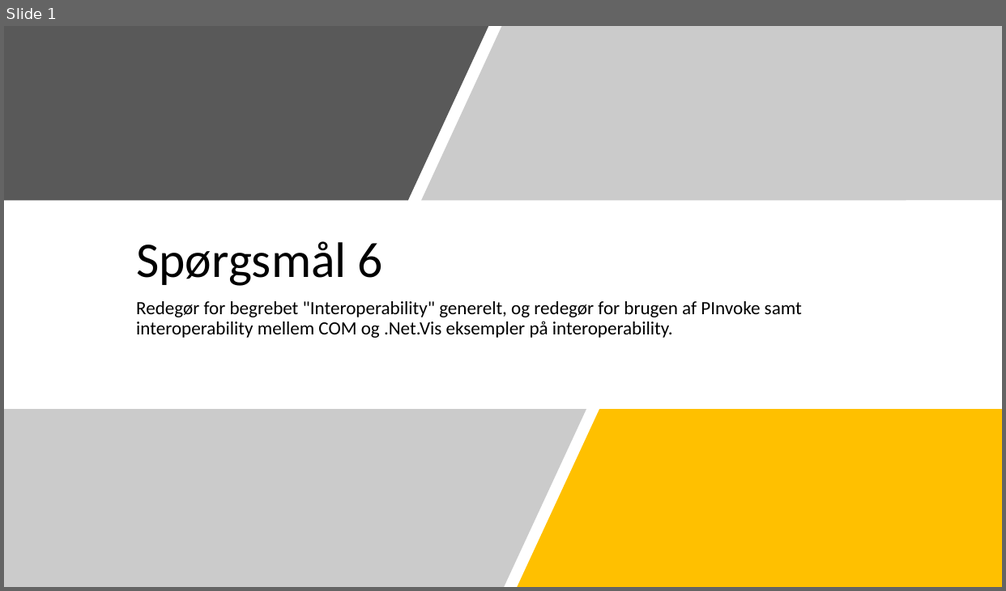
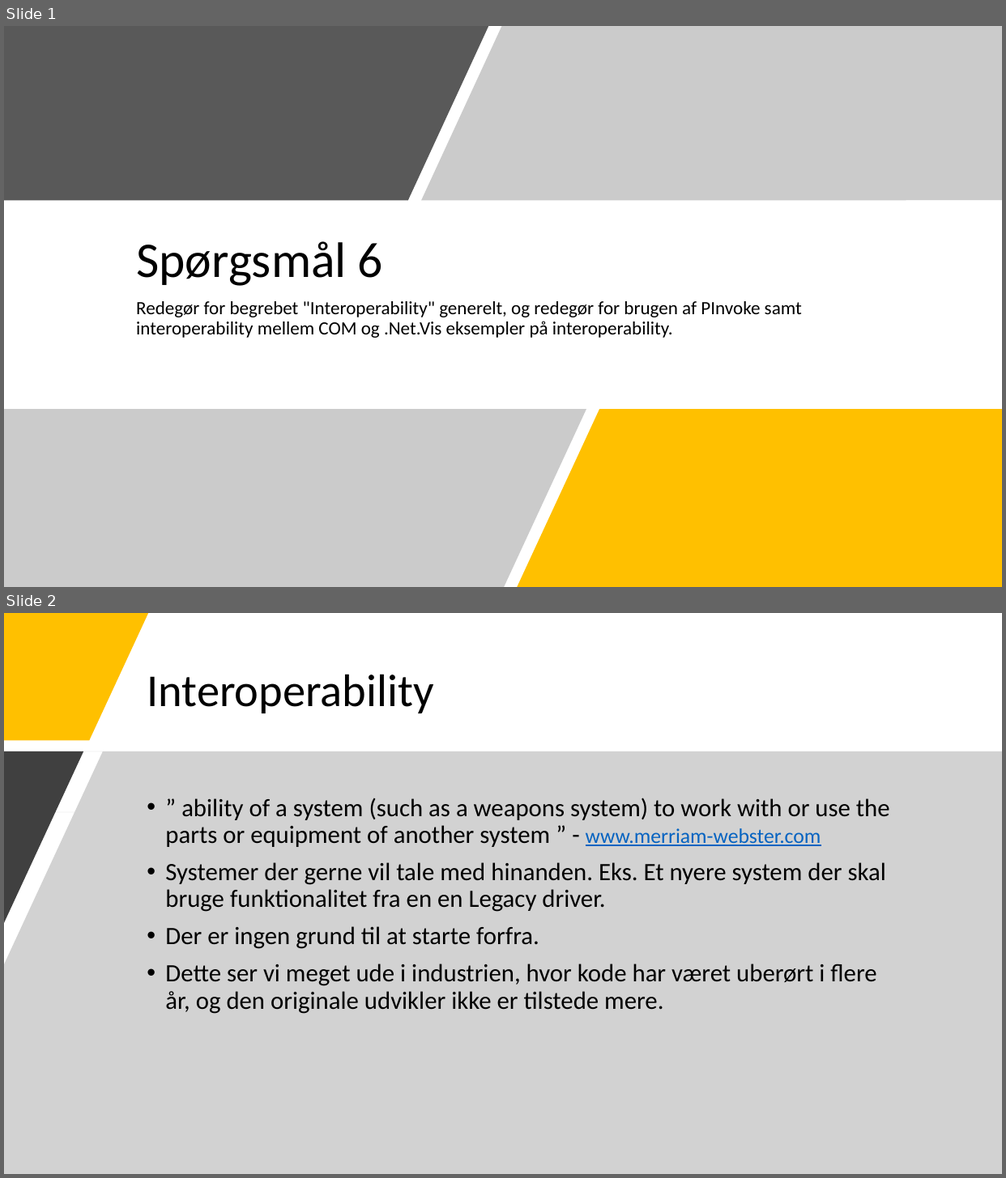
Before and after one commit to Bl0bb3r/KPU_CBD, a slide deck: Presentations/6_Interoperability.pptx. Shown one above the other, each under a label of ours: slide 1 before the commit, slides 1 and 2 after it. The pictures are 1006x591 and 1006x1178 pixels, drawn with LibreOffice and Linux fonts; fonts in the diff are those of the drawing. Boxes give left, top, right and bottom in pixels: in the first picture for what was removed or moved away, otherwise in the second. Text is boxed around its words. In the diff, an @@ line names an element or a change of style, - is before the commit and + after.

```diff
--- a/Presentations/6_Interoperability.pptx
+++ b/Presentations/6_Interoperability.pptx
@@ slide 2 added at <box>4,613,1002,1174</box>, background #FFFFFF @@
@@ freeform shape added at <box>4,613,148,740</box>, fill #FFC000 @@
@@ title added at <box>147,674,433,713</box>, 44 pt, text #000000 @@
+Interoperability
@@ freeform shape added at <box>4,752,1002,1174</box>, fill #A6A6A6 at 50% opacity @@
@@ freeform shape added at <box>4,752,83,923</box>, fill #404040 @@
@@ text added at <box>165,798,890,1014</box>, 24 pt, text #000000 @@
+• ” ability of a system (such as a weapons system) to work with or use the parts or equipment of another system ” - www.merriam-webster.com
+• Systemer der gerne vil tale med hinanden. Eks. Et nyere system der skal bruge funktionalitet fra en en Legacy driver.
+• Der er ingen grund til at starte forfra.
+• Dette ser vi meget ude i industrien, hvor kode har været uberørt i flere år, og den originale udvikler ikke er tilstede mere.
```
Also in this commit, not shown: 6 other slides added, 2 slides removed, 8 other files.
